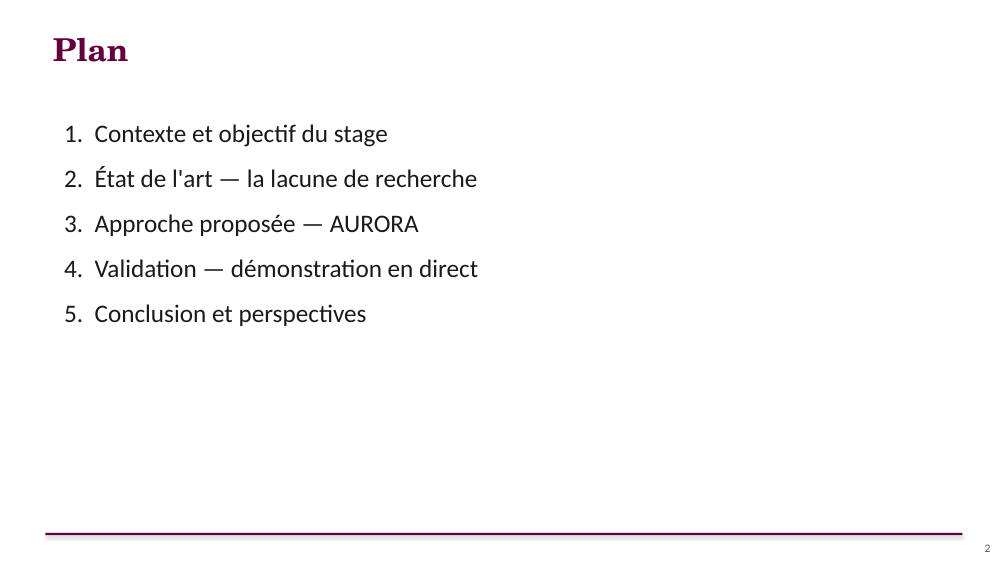
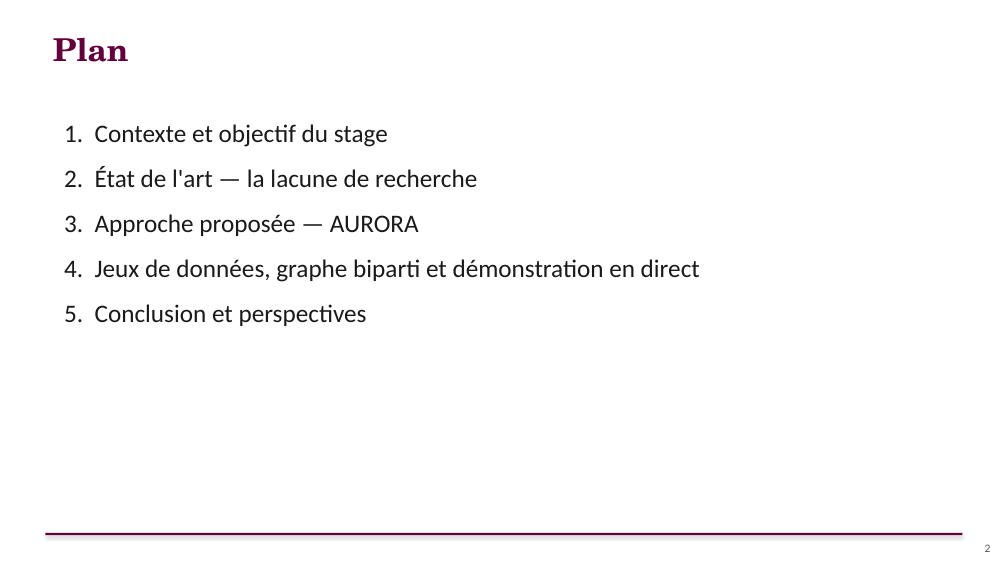
Before and after one commit to sitaacisse-boop/EDI, a slide deck: slide 2 of presentation/AURORA_Soutenance_FR.pptx. Drawn at 1008x567 pixels with LibreOffice and Linux fonts; fonts in the diff are those of the drawing. Boxes give left, top, right and bottom in pixels: in the first picture for what was removed or moved away, otherwise in the second. Text is boxed around its words. In the diff, an @@ line names an element or a change of style, - is before the commit and + after.

Commit message:
Ajoute jeux de données et graphe biparti au point 4 du Plan

```diff
--- a/presentation/AURORA_Soutenance_FR.pptx
+++ b/presentation/AURORA_Soutenance_FR.pptx
@@ text at (64, 259, 700, 282): text changed @@
-4. Validation — démonstration en direct
+4. Jeux de données, graphe biparti et démonstration en direct
```
